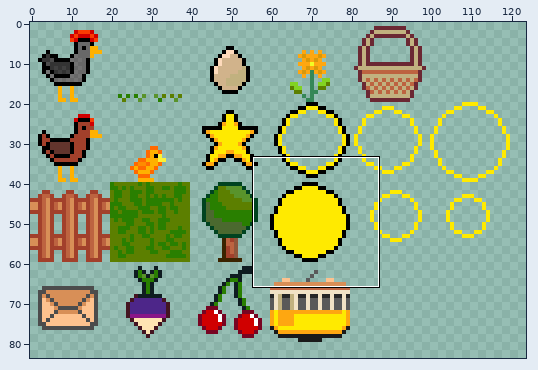
Two versions of one sprite sheet, graphics/images.png. The picture above shows the old version from afar; the outline marks the close-up.
Close-up. Earlier state:
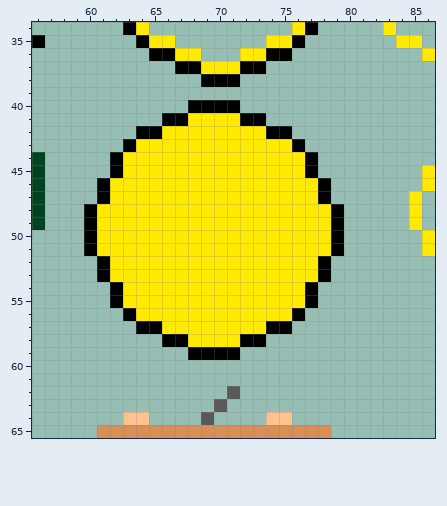
The file is 256x256 pixels. Pixels under 10% opacity are left out. Colours within 5 levels of each other are drawn and written as one. Shown: x 56..86, y 34..65. The wide view leaves out empty margins.
The same view after the edit:
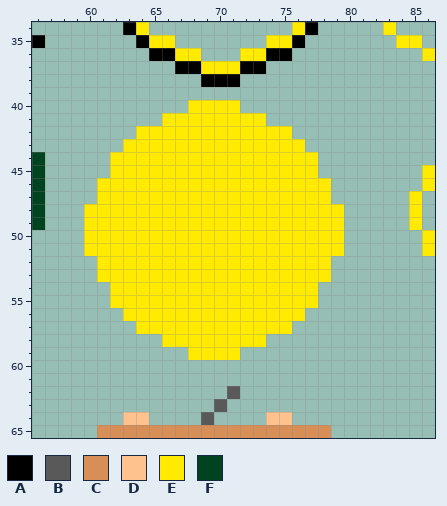
Palette (. is transparent): A #000000  B #595959  C #d88f57  D #fec28e  E #ffea00  F #004320
From old to new:
Colour A gives way to colour E in row 40 at x 68 to 71; in row 41 at x 66 to 67 and 72 to 73; in row 42 at x 64 to 65 and 74 to 75; in row 43 at x 63 and 76; in rows 44 to 45 at x 62 and 77; in rows 46 to 47 at x 61 and 78.
Colour A gives way to colour E in rows 48 to 51 at x 60 and 79; in rows 52 to 53 at x 61 and 78; in rows 54 to 55 at x 62 and 77; in row 56 at x 63 and 76; in row 57 at x 64 to 65 and 74 to 75; in row 58 at x 66 to 67 and 72 to 73.
Colour A gives way to colour E in row 59 at x 68 to 71.
Boxes around the changes in both close-ups, in picture pixels (x1, y1, x2, y2):
changed: (84, 100, 344, 360)
